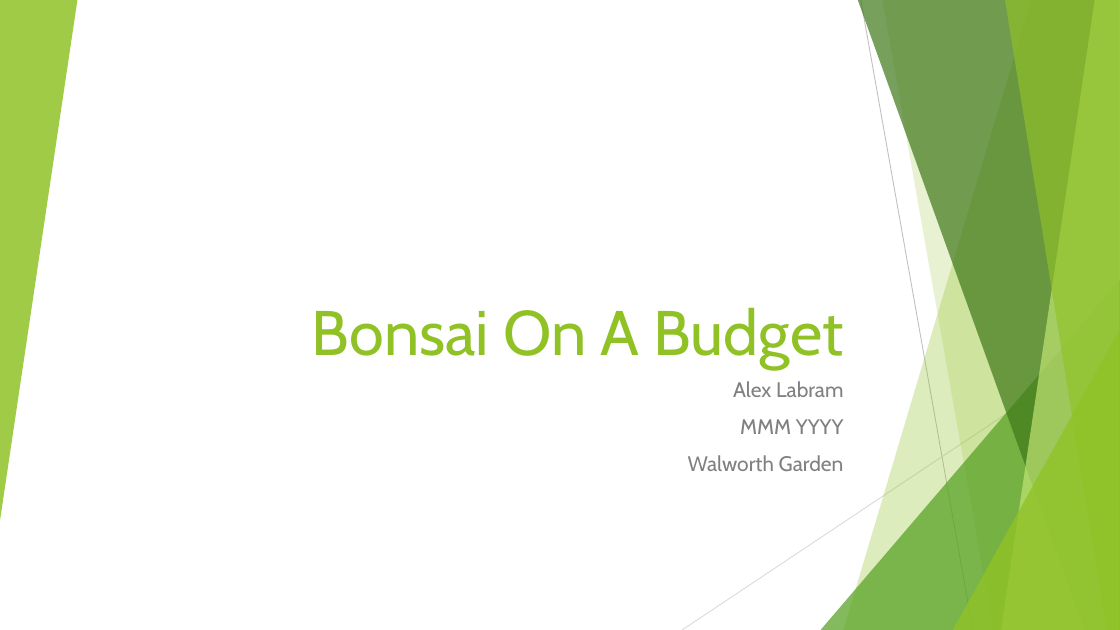
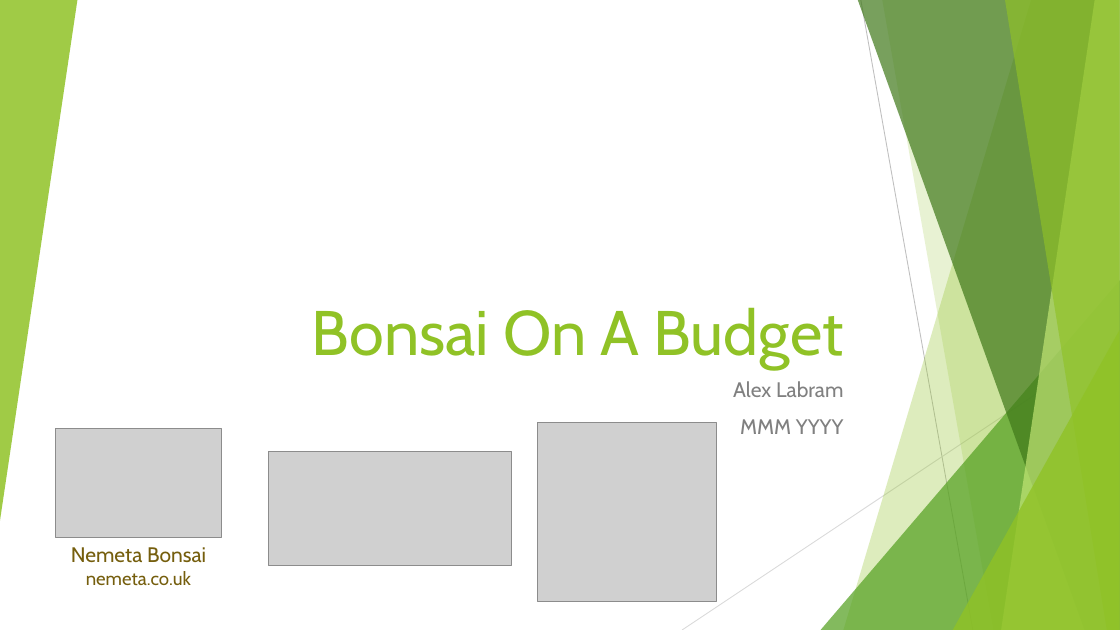
Before and after one commit to AlexLabram/Bonsai, a slide deck: slide 1 of Courseware/Bonsai On A Budget (running).pptx. Drawn at 1120x630 pixels with LibreOffice and Linux fonts; fonts in the diff are those of the drawing; grey boxes stand for pictures. Boxes give left, top, right and bottom in pixels: in the first picture for what was removed or moved away, otherwise in the second. Text is boxed around its words. In the diff, an @@ line names an element or a change of style, - is before the commit and + after.

Commit message:
Added logos (Nemeta, WG, PG) to title slide Cross-updated event deck (N & PG only)

```diff
--- a/Courseware/Bonsai On A Budget (running).pptx
+++ b/Courseware/Bonsai On A Budget (running).pptx
@@ picture added at [55, 429, 221, 537] @@
@@ picture added at [538, 423, 717, 602] @@
@@ picture added at [268, 451, 512, 565] @@
@@ subtitle at [688, 455, 844, 471]: paragraph removed @@
-Walworth Garden
@@ text added at [71, 547, 206, 586], 18 pt, text #755E0D @@
+Nemeta Bonsai
+nemeta.co.uk
```
Also in this commit, not shown: 1 other file.
